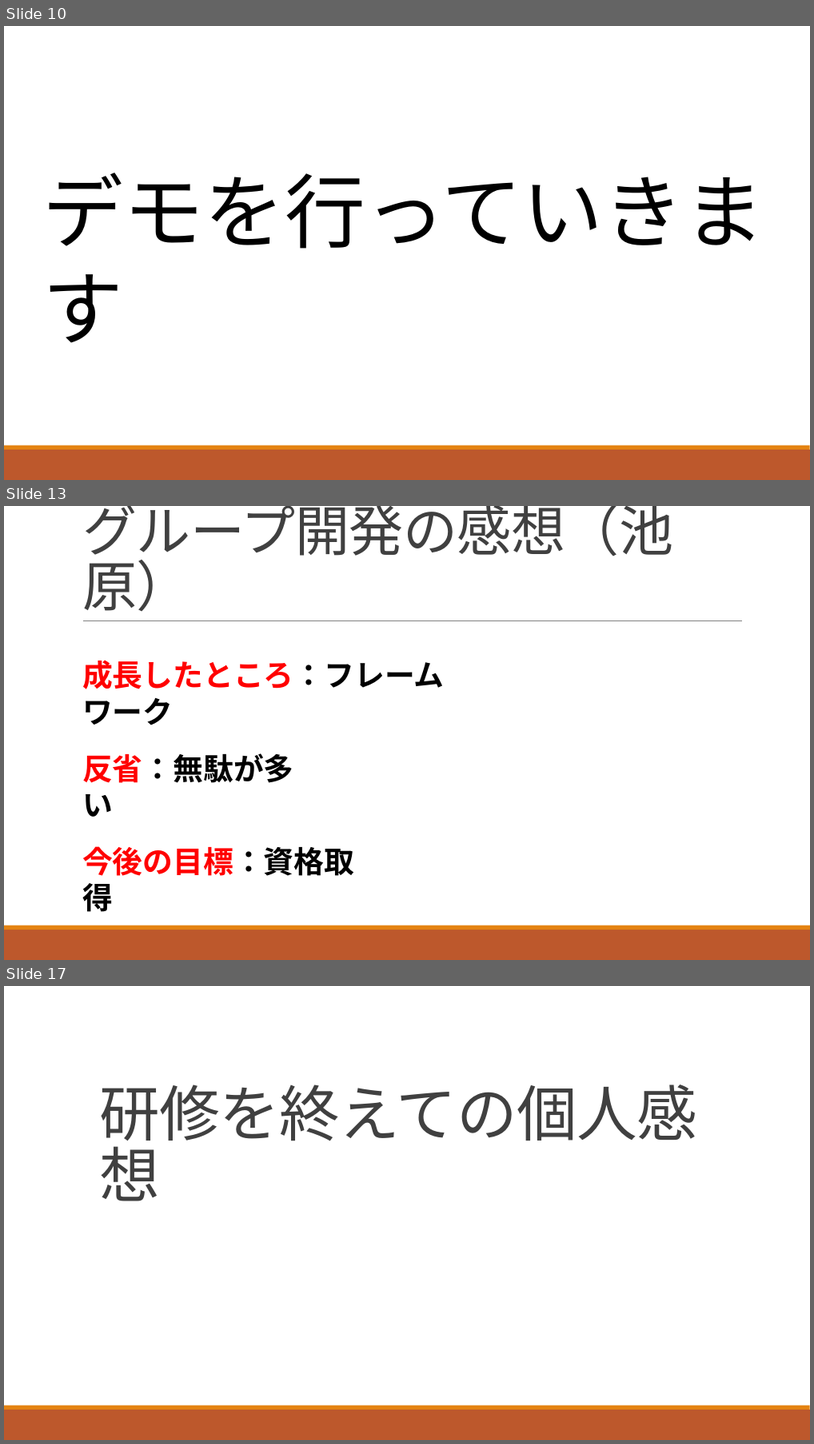
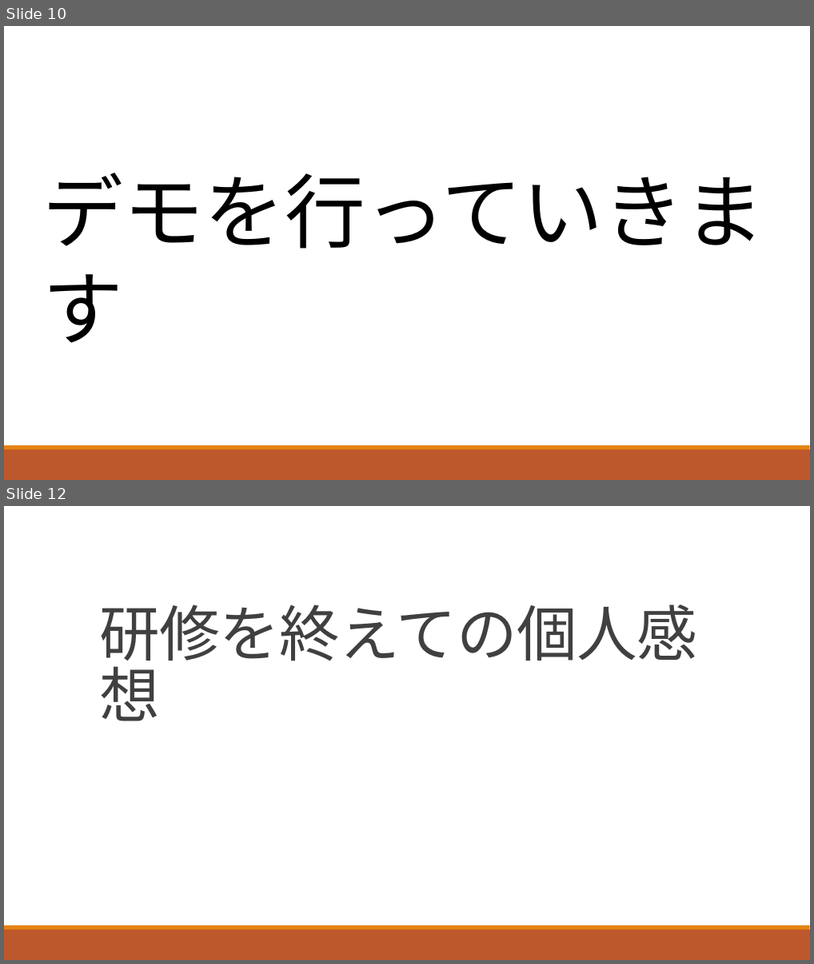
Before and after one commit to ShunjiYamamoto/groupA, a slide deck: 9.発表資料/グループ開発_Aグループ発表資料.pptx. Shown one above the other, each under a label of ours: slides 10, 13 and 17 before the commit, slides 10 and 12 after it; the slides between them are not shown. The pictures are 814x1444 and 814x964 pixels, drawn with LibreOffice and Linux fonts; fonts in the diff are those of the drawing. Boxes give left, top, right and bottom in pixels: in the first picture for what was removed or moved away, otherwise in the second. Text is boxed around its words. In the diff, an @@ line names an element or a change of style, - is before the commit and + after.

Commit message:
発表資料を修正しました。

```diff
--- a/9.発表資料/グループ開発_Aグループ発表資料.pptx
+++ b/9.発表資料/グループ開発_Aグループ発表資料.pptx
@@ slide 13 removed at (4, 506, 810, 960), background #FFFFFF; not listed: 2 template elements that a slide beside it also shows @@
@@ title removed at (82, 506, 674, 612) @@
-グループ開発の感想（池原）
@@ line removed from (83, 621) to (742, 621) @@
@@ text removed at (82, 660, 444, 725) @@
-成長したところ：フレームワーク
@@ text removed at (82, 753, 294, 816) @@
-反省：無駄が多い
@@ text removed at (82, 846, 354, 912) @@
-今後の目標：資格取得
@@ what was slide 17 is now slide 12 @@
```
Also in this commit, not shown: 2 slides changed, 4 other slides removed.
